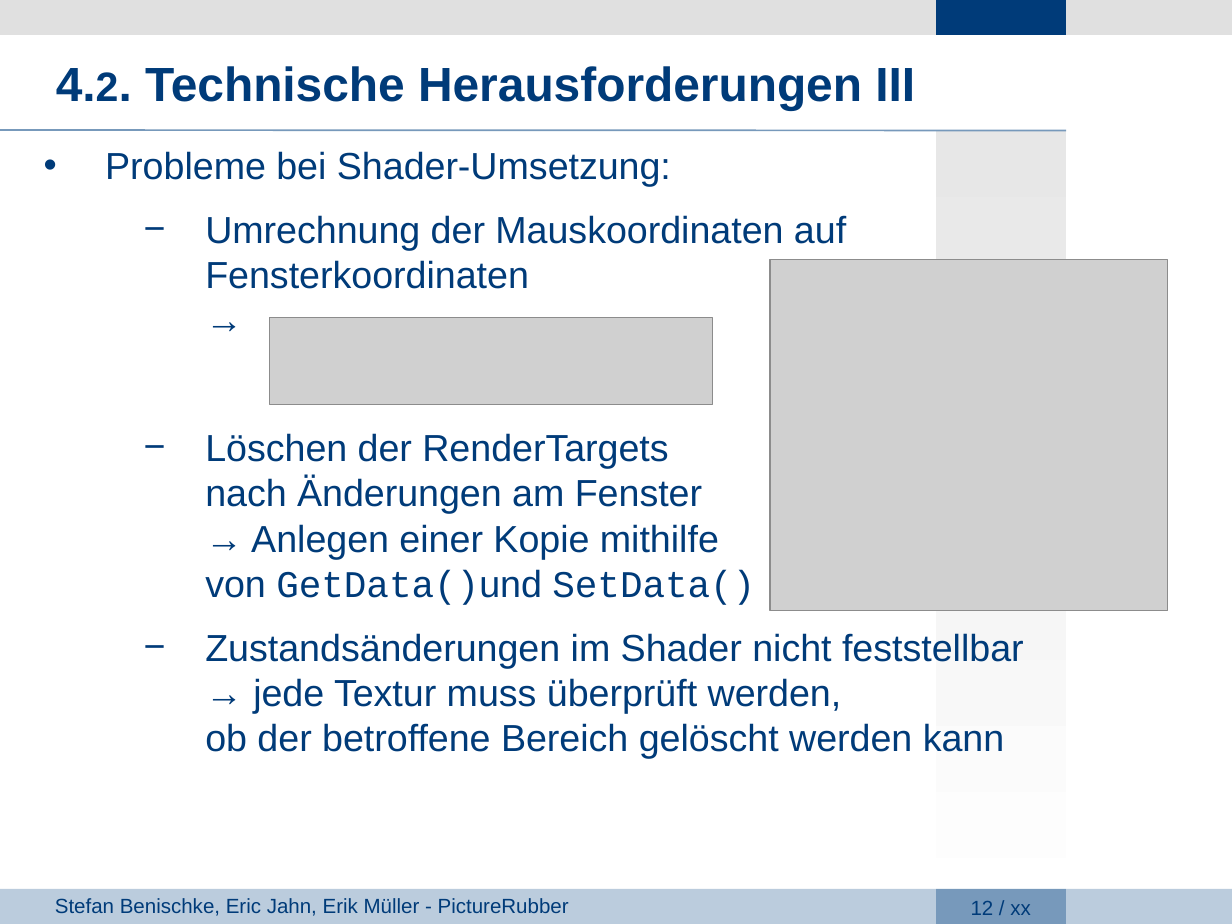
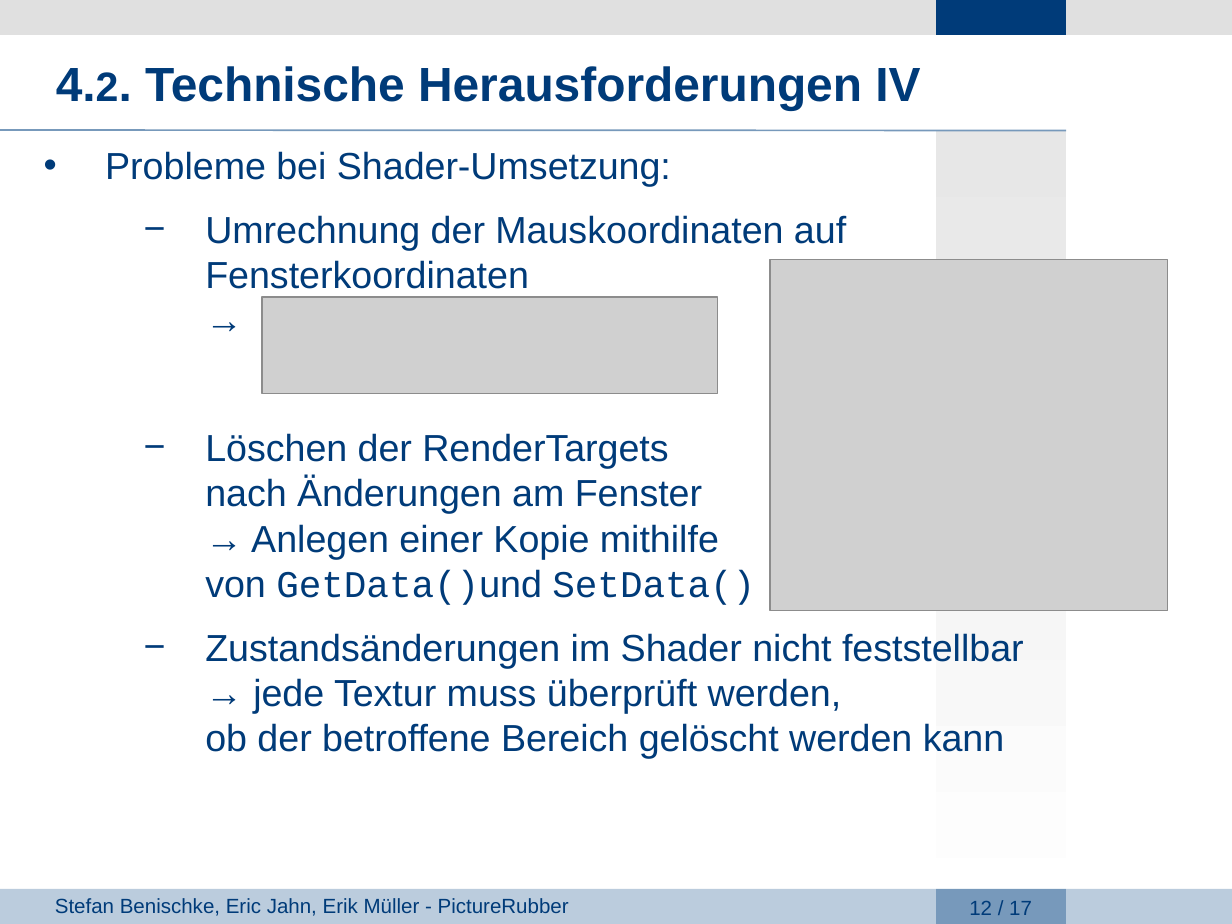
Before and after one commit to giuliarouge/picturerubber, a slide deck: slide 12 of Präsentation.ppt. Drawn at 1232x924 pixels with LibreOffice and Linux fonts; fonts in the diff are those of the drawing; grey boxes stand for pictures; background and template pictures are left out. Boxes give left, top, right and bottom in pixels: in the first picture for what was removed or moved away, otherwise in the second. Text is boxed around its words. In the diff, an @@ line names an element or a change of style, - is before the commit and + after.

```diff
--- a/Präsentation.ppt
+++ b/Präsentation.ppt
@@ text at box(56, 66, 920, 110): text changed @@
-4.2. Technische Herausforderungen III
+4.2. Technische Herausforderungen IV
@@ picture: place and size @@
-picture at box(270, 318, 713, 404)
+picture at box(262, 297, 718, 393)
@@ page number at box(969, 901, 1032, 915): text changed @@
-12 / xx
+12 / 17
```
Also in this commit, not shown: 1 other slide changed, 3 other files.
